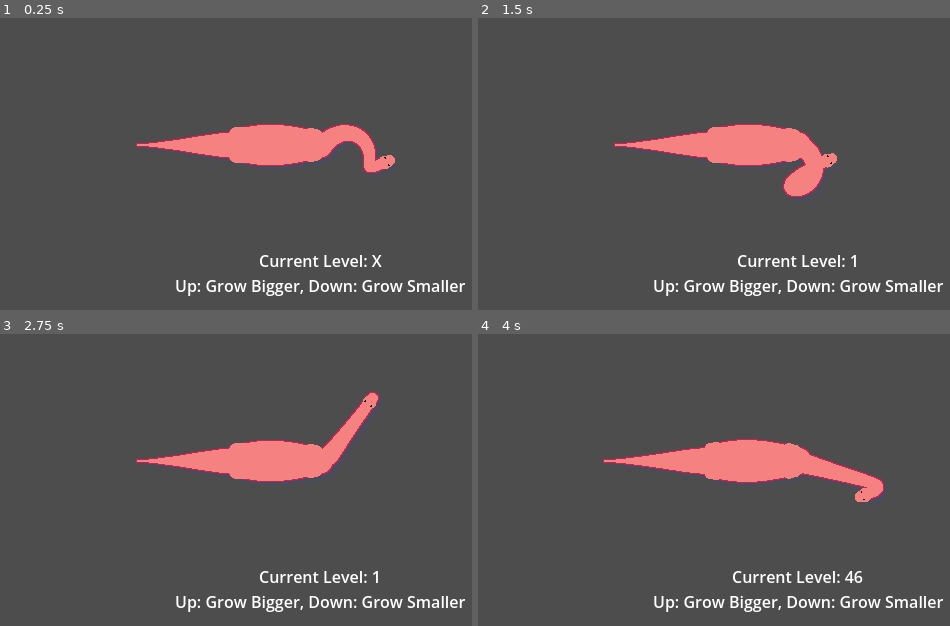
Above: before the commit, frames 1-4 (two rows, left to right).
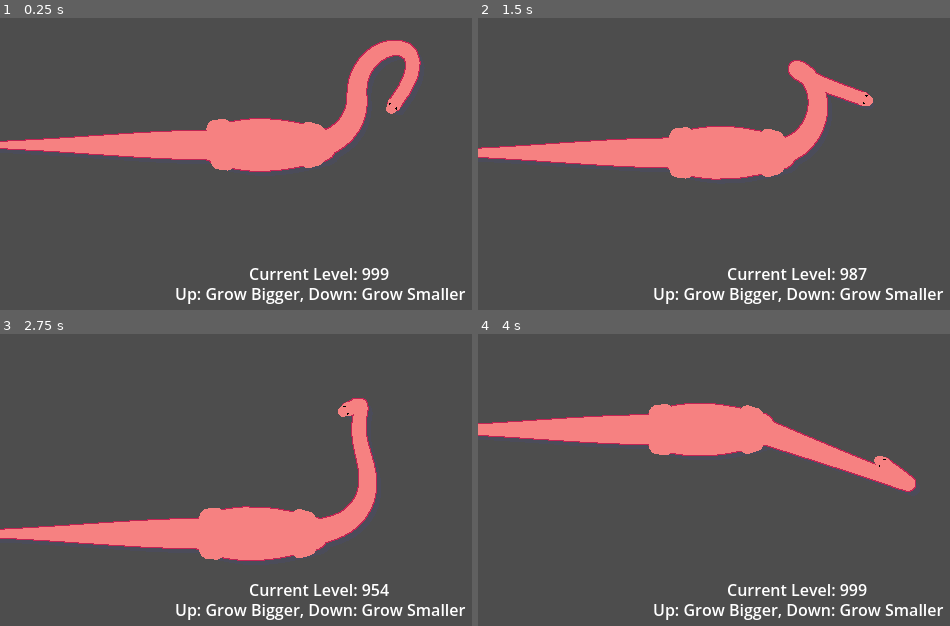
Above: after the commit, the same moments.

Repository: jentaruno/menchie
Game: Godot game, scene res://scenes/debug_growth.tscn
Same seed, same stepped clock (60 frames per second), same inputs: the game is played once before the commit and once after it. This scene is started directly instead of the project's main scene.
Inputs (mouse positions are in pixels of both pictures, inside the frame that each line leads up to):
- Up to frame 1 (0.25 s): no input
- Up to frame 2 (1.5 s): move the mouse to (940, 126) at 0.52 s; hold Right (move_right) 0.53-1.28 s; click (940, 126) at 0.67 s; move the mouse to (671, 164) at 1.27 s; hold Down (move_down) from 1.28 s (still down); click (671, 164) at 1.42 s
- Up to frame 3 (2.75 s): move the mouse to (382, 380) at 2.02 s; release Down (move_down) at 2.03 s; hold Right (move_right) from 2.03 s (still down); click (382, 380) at 2.17 s
- Up to frame 4 (4 s): move the mouse to (765, 532) at 2.77 s; release Right (move_right) at 2.78 s; hold Up (move_up) 2.78-3.53 s; click (765, 532) at 2.92 s; move the mouse to (outside the picture) at 3.52 s; hold Left (move_left) from 3.53 s (still down); click (outside the picture) at 3.67 s

The runs differ from the first frame. In frame 1, 10% of the frame differs, in the area x 0-99%, y 7-98%; in frame 2, 11%; in frame 3, 17%, in the area x 0-99%, y 19-98%; in frame 4, 15%.

Commit message:
camera zoom out while growing + fix tail prob

Diff:
--- a/common/event_bus.gd
+++ b/common/event_bus.gd
@@ -3,5 +3,6 @@
 @warning_ignore_start("unused_signal")
 
 signal step_foot(pos: Vector2)
+signal level_up(new_level: int)
 
 @warning_ignore_restore("unused_signal")
--- a/player/body_parts/dino_body.gd
+++ b/player/body_parts/dino_body.gd
@@ -64,6 +64,8 @@
 	width = Constants.growth_config.body_width.sample(progress)
 	_init_bones()
 	super.update_attachments()
+	neck.grow(progress)
+	tail.grow(progress)
 
 func _update_bones() -> void:
 	_bones[0] = global_position
@@ -89,6 +91,8 @@
 	super.attach(tail, tail_bone_index, true, AttachableLine2D.RotationUpdate.NONE)
 	super.attach(legs, front_legs_bone_index, true, AttachableLine2D.RotationUpdate.NONE)
 	super.attach(legs.hind_legs, hind_legs_bone_index, true, AttachableLine2D.RotationUpdate.NONE)
+	neck.init_bones()
+	tail.init_bones()
 	legs.init_legs(_bones[front_legs_bone_index], _bones[hind_legs_bone_index])
 
 func _connect_parent() -> void:
--- a/player/body_parts/dino_main.gd
+++ b/player/body_parts/dino_main.gd
@@ -8,6 +8,7 @@
 
 func _ready() -> void:
 	Global.player = self
+	EventBus.level_up.connect(_on_level_up)
 
 func move(delta: float, dir: Vector2) -> void:
 	body.move(delta, dir)
@@ -15,6 +16,6 @@
 func bite() -> void:
 	head.try_bite()
 
-func grow_to(level: int) -> void:
-	var progress = float(level) / Constants.max_level
+func _on_level_up(new_level: int) -> void:
+	var progress = float(new_level) / Constants.max_level
 	grew.emit(progress)
--- a/player/body_parts/dino_neck.gd
+++ b/player/body_parts/dino_neck.gd
@@ -5,7 +5,7 @@
 @export_range(3, 50, 1) var num_bones: int = 24:
 	set(value):
 		num_bones = value
-		_init_bones()
+		init_bones()
 
 ## Each bone can rotate a maximum of ± this many degrees
 @export_range(0.0, 360.0, 1.0, "degrees") var bone_max_rotation: float = 10.0:
@@ -42,9 +42,7 @@
 
 func _ready() -> void:
 	_base_position = global_position
-	_init_bones()
 	super.attach(%Head, head_bone_index, true, AttachableLine2D.RotationUpdate.BACKWARD)
-	_connect_parent()
 
 func _physics_process(_delta: float) -> void:
 	_base_position = global_position
@@ -168,7 +166,7 @@
 
 ## Rebuilds bone arrays when num_bones or __curr_length changes.
 ## Starts with straight line upwards so IK has valid initial positions.
-func _init_bones() -> void:
+func init_bones() -> void:
 	_bone_max_rotation = deg_to_rad(bone_max_rotation)
 	# Clear and rebuild arrays
 	_bones.clear()
@@ -182,10 +180,6 @@
 
 	_update_line2d()
 
-func _connect_parent() -> void:
-	if owner.has_signal("grew"):
-		owner.connect("grew", Callable(self, "grow"))
-
 func _draw() -> void:
 	if not show_rotation_constraints:
 		return
--- a/player/body_parts/dino_tail.gd
+++ b/player/body_parts/dino_tail.gd
@@ -5,7 +5,7 @@
 @export var num_bones: int = 12:
 	set(value):
 		num_bones = value
-		_init_bones()
+		init_bones()
 @export var lambda: float = 256.0
 @export var frequency: float = 0.5
 @export var amplitude: float = 2.0
@@ -26,10 +26,6 @@
 var _last_dir: Vector2
 #endregion
 
-func _ready() -> void:
-	_init_bones()
-	_connect_parent()
-
 func _physics_process(_delta: float) -> void:
 	_update_bones()
 	_update_line2d()
@@ -40,7 +36,7 @@
 func grow(progress: float) -> void:
 	_curr_length = Constants.growth_config.tail_length.sample(progress)
 	width = Constants.growth_config.tail_width.sample(progress)
-	_init_bones()
+	init_bones()
 
 func _update_bones() -> void:
 	_bones[0] = global_position
@@ -53,14 +49,10 @@
 	for pos in _bones:
 		add_point(to_local(pos))
 
-func _init_bones() -> void:
+func init_bones() -> void:
 	_bones.clear()
 	_bone_length = _curr_length / num_bones
 	for i in range(num_bones):
 		_bones.append(global_position - Vector2(_bone_length * i, 0.0))
 
 	_update_line2d()
-
-func _connect_parent() -> void:
-	if owner.has_signal("grew"):
-		owner.connect("grew", Callable(self, "grow"))
--- a/player/growth/debug_growth.gd
+++ b/player/growth/debug_growth.gd
@@ -4,7 +4,8 @@
 @export_range(1, Constants.max_level) var _curr_level: int = 1
 
 func _ready() -> void:
-	menchie.grow_to(_curr_level)
+	EventBus.level_up.emit(_curr_level)
+	%LevelLabel.text = "Current Level: " + str(_curr_level)
 
 func _physics_process(_delta: float) -> void:
 	var input_dir = Input.get_vector("move_left", "move_right", "move_up", "move_down")
@@ -13,5 +14,5 @@
 
 	_curr_level += -sign(input_dir.y)
 	_curr_level = clampi(_curr_level, 1, Constants.max_level)
-	menchie.grow_to(_curr_level)
+	EventBus.level_up.emit(_curr_level)
 	%LevelLabel.text = "Current Level: " + str(_curr_level)
--- a/player/growth/exp_manager.gd
+++ b/player/growth/exp_manager.gd
@@ -4,11 +4,8 @@
 
 func _ready() -> void:
 	await get_tree().process_frame
-	grow_to(curr_level)
+	EventBus.level_up.emit(curr_level)
 
 func handle_level_up() -> void:
 	curr_level += 1
-	grow_to(curr_level)
-
-func grow_to(level: int) -> void:
-	Global.player.grow_to(level)
+	EventBus.level_up.emit(curr_level)
--- a/player/growth/growth_config.gd
+++ b/player/growth/growth_config.gd
@@ -1,6 +1,8 @@
 ## Configuration for growth of various body parts as the player levels up.
 ## All curve domains represent starting level to max level normalised to 0.0-1.0.
 class_name GrowthConfig extends Resource
+
+@export var camera_zoom: Curve
 
 @export var body_length: Curve
 @export var body_width: Curve
@@ -20,5 +22,3 @@
 @export var leg_scale: Curve
 @export var leg_step_length: Curve
 @export var leg_move_speed: Curve
-
-@export var camera_zoom: Curve
--- a/player/growth/growth_config.tres
+++ b/player/growth/growth_config.tres
@@ -13,6 +13,8 @@
 point_count = 2
 
 [sub_resource type="Curve" id="Curve_c2l3m"]
+_data = [Vector2(0, 1), 0.0, 0.0, 0, 0, Vector2(1, 0.2), 0.0, 0.0, 0, 0]
+point_count = 2
 
 [sub_resource type="Curve" id="Curve_4760t"]
 _limits = [0.0, 5.0, 0.0, 1.0]
@@ -56,6 +58,7 @@
 
 [resource]
 script = ExtResource("1_m7wna")
+camera_zoom = SubResource("Curve_c2l3m")
 body_length = SubResource("Curve_m7wna")
 body_width = SubResource("Curve_qp6tb")
 neck_length = SubResource("Curve_7mu7e")
@@ -66,5 +69,4 @@
 leg_scale = SubResource("Curve_bpwy4")
 leg_step_length = SubResource("Curve_21uak")
 leg_move_speed = SubResource("Curve_7ytui")
-camera_zoom = SubResource("Curve_c2l3m")
 metadata/_custom_type_script = "uid://bsumgnxlmg8vm"
--- a/player/player_camera.gd
+++ b/player/player_camera.gd
@@ -3,15 +3,23 @@
 ## Camera lerp speed
 @export var smoothing_speed: float = 2.0
 ## Maximum distance to look ahead of the player body
-@export var max_lookahead_distance: float = 100.0
+@export var initial_max_lookahead_distance: float = 100.0
+var _max_lookahead_distance: float = initial_max_lookahead_distance
 
 func _ready() -> void:
 	Global.player_camera = self
+	EventBus.level_up.connect(_on_level_up)
 
 func _physics_process(delta: float) -> void:
 	var player_pos = Global.player.global_position
 	var mouse_pos = get_global_mouse_position()
-	var player_to_mouse = (mouse_pos - player_pos).limit_length(max_lookahead_distance)
+	var player_to_mouse = (mouse_pos - player_pos).limit_length(_max_lookahead_distance)
 	var target = player_pos + player_to_mouse
 	var cam_pos = lerp(global_position, target, smoothing_speed * delta)
 	global_position = cam_pos.floor()
+
+func _on_level_up(level: int) -> void:
+	var progress = float(level) / Constants.max_level
+	var zoom_scale = Constants.growth_config.camera_zoom.sample(progress)
+	zoom = Vector2.ONE * zoom_scale
+	_max_lookahead_distance = initial_max_lookahead_distance / zoom_scale
--- a/scenes/debug_growth.tscn
+++ b/scenes/debug_growth.tscn
@@ -2,42 +2,57 @@
 
 [ext_resource type="Script" uid="uid://bw621fun1qkq8" path="res://player/growth/debug_growth.gd" id="1_21uak"]
 [ext_resource type="PackedScene" uid="uid://b3s2a2rc73jma" path="res://player/menchie.tscn" id="1_hhlfo"]
+[ext_resource type="Script" uid="uid://b58vms8g71mu3" path="res://player/player_camera.gd" id="2_3k0rb"]
 
 [node name="DebugGrowth" type="Node2D" unique_id=1090860608]
 script = ExtResource("1_21uak")
+_curr_level = 999
 
 [node name="Camera2D" type="Camera2D" parent="." unique_id=705791958]
+script = ExtResource("2_3k0rb")
 
-[node name="LevelLabel" type="Label" parent="Camera2D" unique_id=116611837]
+[node name="Menchie" parent="." unique_id=731980239 instance=ExtResource("1_hhlfo")]
 unique_name_in_owner = true
+
+[node name="CanvasLayer" type="CanvasLayer" parent="." unique_id=523226512]
+
+[node name="Control" type="Control" parent="CanvasLayer" unique_id=2093444398]
+layout_mode = 3
+anchors_preset = 15
+anchor_right = 1.0
+anchor_bottom = 1.0
+grow_horizontal = 2
+grow_vertical = 2
+
+[node name="LevelLabel" type="Label" parent="CanvasLayer/Control" unique_id=116611837]
+unique_name_in_owner = true
+layout_mode = 1
+anchors_preset = 7
+anchor_left = 0.5
+anchor_top = 1.0
+anchor_right = 0.5
+anchor_bottom = 1.0
+offset_left = -146.0
+offset_top = -63.0
+offset_right = 145.0
+offset_bottom = -40.0
+grow_horizontal = 2
+grow_vertical = 0
+text = "Current Level: X"
+horizontal_alignment = 1
+
+[node name="Label" type="Label" parent="CanvasLayer/Control" unique_id=1394004688]
+layout_mode = 1
 anchors_preset = 7
 anchor_left = 0.5
 anchor_top = 1.0
 anchor_right = 0.5
 anchor_bottom = 1.0
 offset_left = -145.5
-offset_top = 104.0
+offset_top = -43.0
 offset_right = 145.5
-offset_bottom = 127.0
-grow_horizontal = 2
-grow_vertical = 0
-text = "Current Level: X"
-horizontal_alignment = 1
-
-[node name="Label" type="Label" parent="Camera2D" unique_id=1394004688]
-anchors_preset = 7
-anchor_left = 0.5
-anchor_top = 1.0
-anchor_right = 0.5
-anchor_bottom = 1.0
-offset_left = -145.5
-offset_top = 129.0
-offset_right = 145.5
-offset_bottom = 152.0
+offset_bottom = -20.0
 grow_horizontal = 2
 grow_vertical = 0
 text = "Up: Grow Bigger, Down: Grow Smaller"
 horizontal_alignment = 1
-
-[node name="Menchie" parent="." unique_id=731980239 instance=ExtResource("1_hhlfo")]
-unique_name_in_owner = true
--- a/scenes/main.tscn
+++ b/scenes/main.tscn
@@ -29,8 +29,6 @@
 unique_name_in_owner = true
 position_smoothing_speed = 100.0
 script = ExtResource("2_jyhfs")
-smoothing_speed = null
-max_lookahead_distance = null
 
 [node name="DirtTerrain" type="Sprite2D" parent="Background/PlayerCamera" unique_id=1595453022]
 z_index = -50
